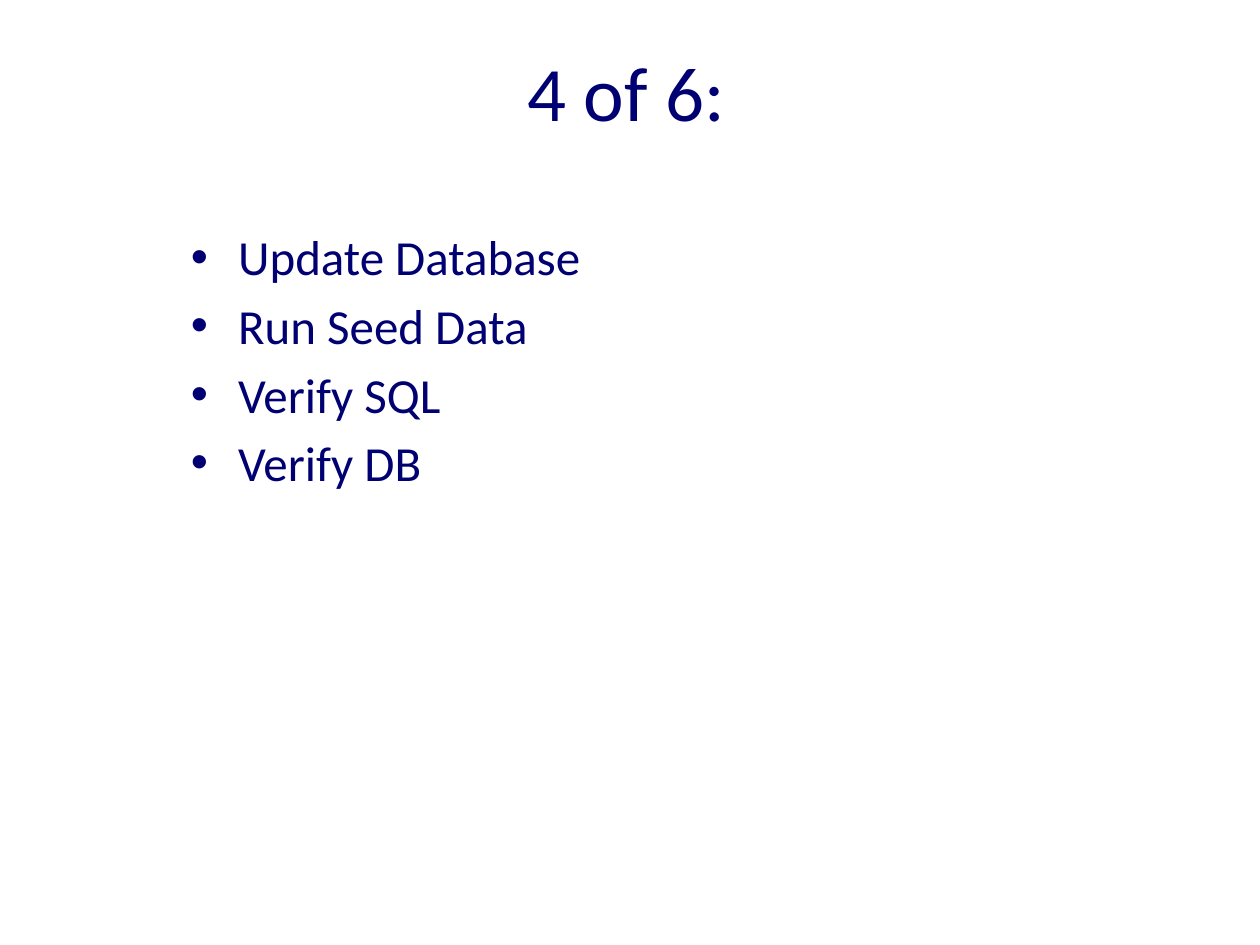
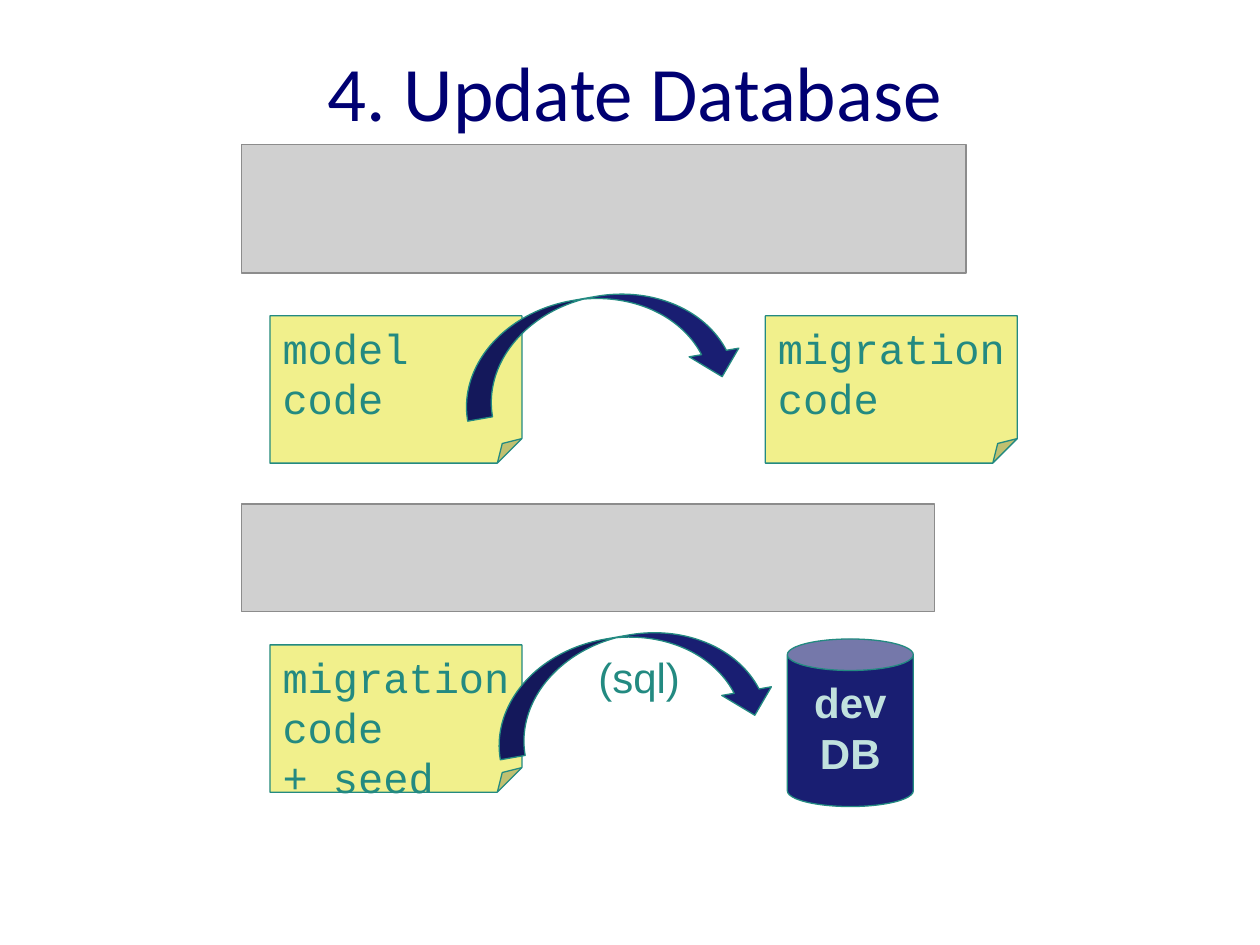
Before and after one commit to excellalabs/ExcellaLean, a slide deck: slide 11 of _presentations/CodeFirstMigrations.pptx. Drawn at 1260x945 pixels with LibreOffice and Linux fonts; fonts in the diff are those of the drawing; grey boxes stand for pictures; background and template pictures are left out. Boxes give left, top, right and bottom in pixels: in the first picture for what was removed or moved away, otherwise in the second. Text is boxed around its words. In the diff, an @@ line names an element or a change of style, - is before the commit and + after.

```diff
--- a/_presentations/CodeFirstMigrations.pptx
+++ b/_presentations/CodeFirstMigrations.pptx
@@ title at <box>328,67,942,134</box>: text changed @@
-4 of 6:
+4. Update Database
@@ picture added at <box>242,145,966,273</box> @@
@@ text removed at <box>238,241,580,489</box> @@
-• Update Database
-• Run Seed Data
-• Verify SQL
-• Verify DB
@@ curved down arrow added at <box>451,272,747,421</box>, fill #191E72, outline #238A81 0.75 pt @@
@@ folded corner added at <box>270,316,522,464</box>, fill #F1F08C, outline #238A81 0.75 pt, 24 pt, text #238A81 @@
+model code
@@ folded corner added at <box>765,316,1017,464</box>, fill #F1F08C, outline #238A81 0.75 pt, 24 pt, text #238A81 @@
+migration
+code
@@ picture added at <box>242,504,935,611</box> @@
@@ curved down arrow added at <box>484,611,780,759</box>, fill #191E72, outline #238A81 0.75 pt @@
@@ folded corner added at <box>270,645,522,793</box>, fill #F1F08C, outline #238A81 0.75 pt, 24 pt, text #238A81 @@
+migration code
++ seed
@@ cylinder added at <box>788,639,914,806</box>, fill #191E72, outline #238A81 0.75 pt, 24 pt, text #C1E1DE, bold @@
+dev
+DB
@@ text added at <box>598,662,680,701</box>, 24 pt, text #238A81 @@
+(sql)
```
Also in this commit, not shown: 12 other slides changed, 2 slides added, 3 slides removed.
